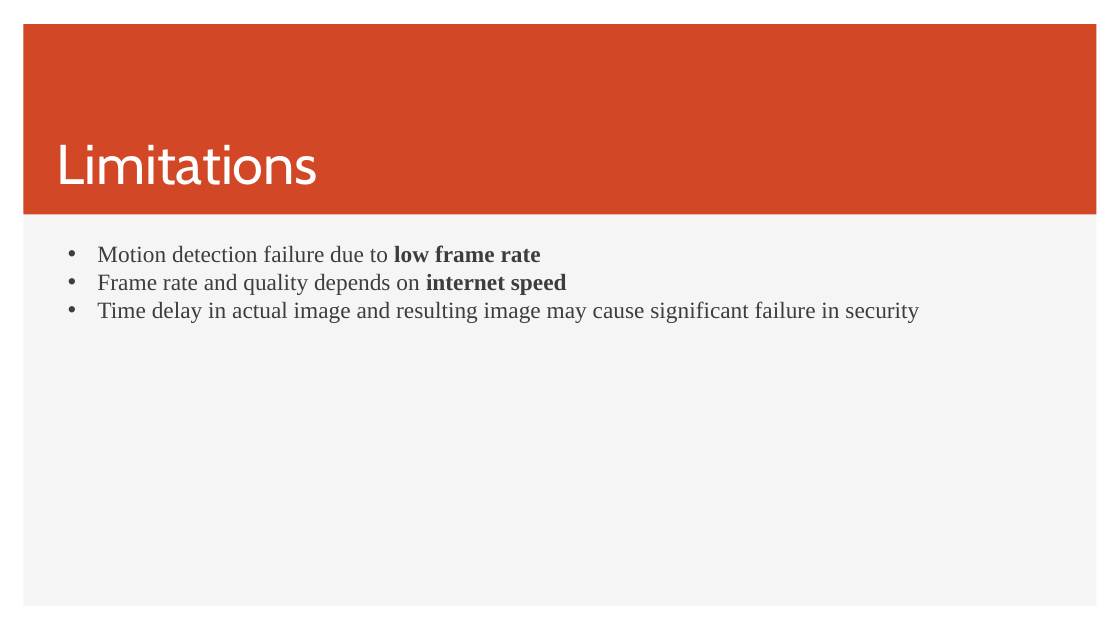
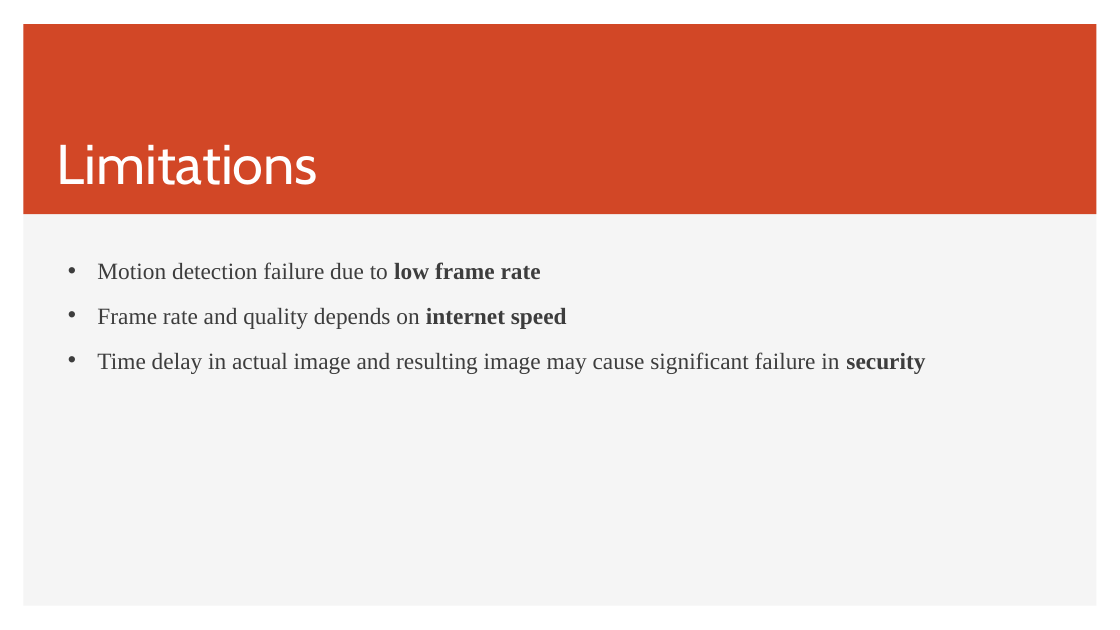
Before and after one commit to prajwollamichhane11/embeddedSystemProjectReport, a slide deck: slide 10 of Embedded System Presentation.pptx. Drawn at 1120x630 pixels with LibreOffice and Linux fonts; fonts in the diff are those of the drawing. Boxes give left, top, right and bottom in pixels: in the first picture for what was removed or moved away, otherwise in the second. Text is boxed around its words. In the diff, an @@ line names an element or a change of style, - is before the commit and + after.

```diff
--- a/Embedded System Presentation.pptx
+++ b/Embedded System Presentation.pptx
@@ text "Motion detection failure due to ..." at <box>97,262,925,374</box>: bold on in "security"; line spacing 1 to 1.6 @@
```
Also in this commit, not shown: 7 other slides changed, 1 slide added, 2 slides removed, 1 other file.
